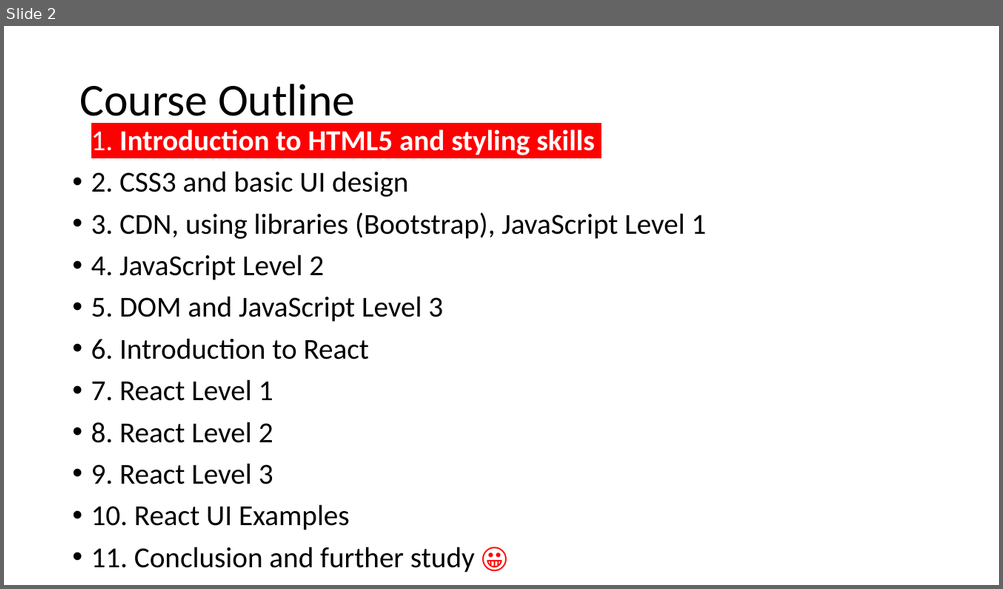
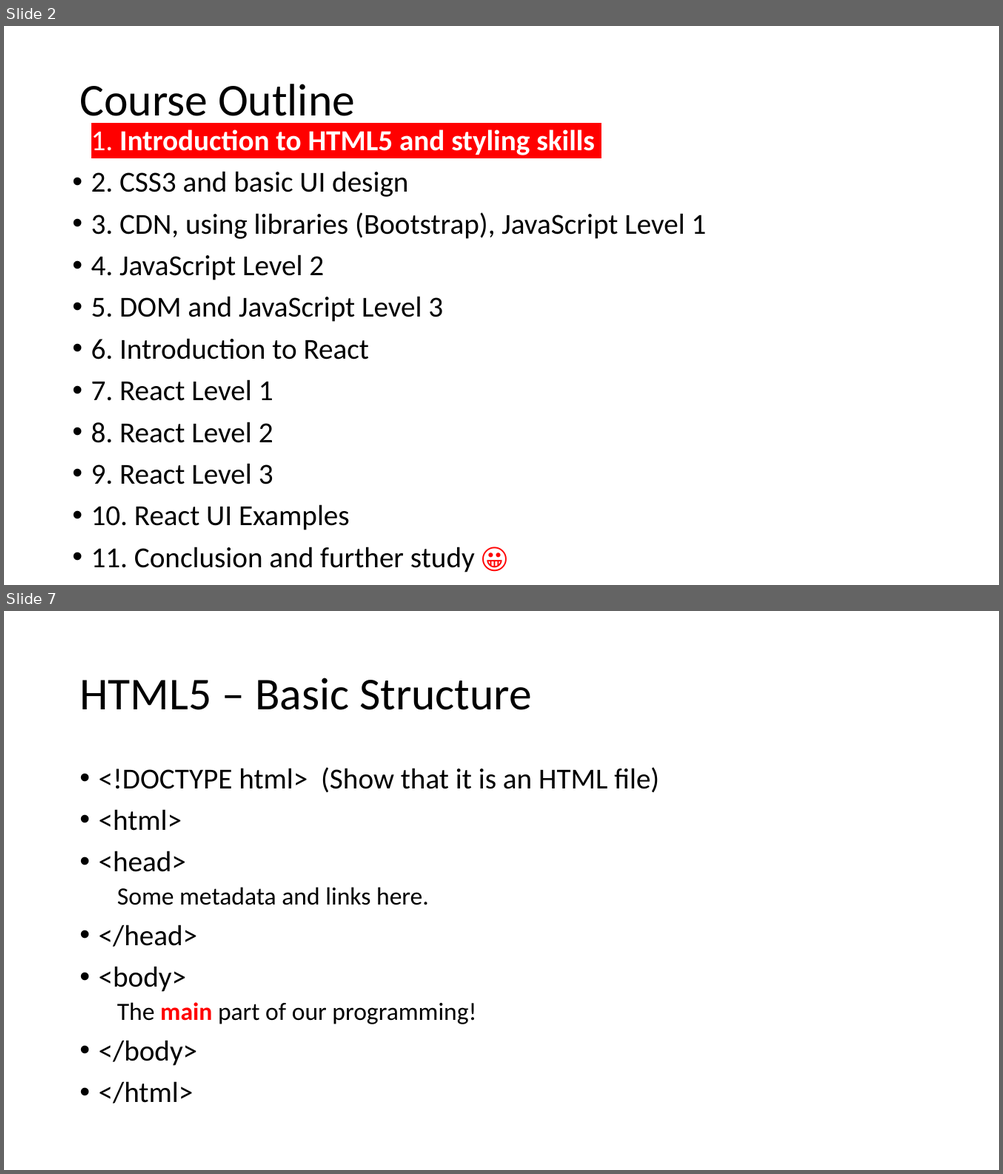
Before and after one commit to PolarisStudio/LGUReact, a slide deck: L1.pptx. Shown one above the other, each under a label of ours: slide 2 before the commit, slides 2 and 7 after it; the slides between them are not shown. The pictures are 1003x589 and 1003x1174 pixels, drawn with LibreOffice and Linux fonts; fonts in the diff are those of the drawing. Boxes give left, top, right and bottom in pixels: in the first picture for what was removed or moved away, otherwise in the second. Text is boxed around its words. In the diff, an @@ line names an element or a change of style, - is before the commit and + after.

```diff
--- a/L1.pptx
+++ b/L1.pptx
@@ slide 7 added at bbox=[4, 611, 999, 1170], background #FFFFFF @@
@@ title added at bbox=[79, 678, 532, 710], 44 pt, text #000000 @@
+HTML5 – Basic Structure
@@ text added at bbox=[99, 767, 659, 1104], 28 pt, text #000000 @@
+• <!DOCTYPE html> (Show that it is an HTML file)
+• <html>
+• <head>
+  Some metadata and links here.
+• </head>
+• <body>
+  The main part of our programming!
+• </body>
+• </html>
```
Also in this commit, not shown: 19 other slides added, 1 slide removed.
